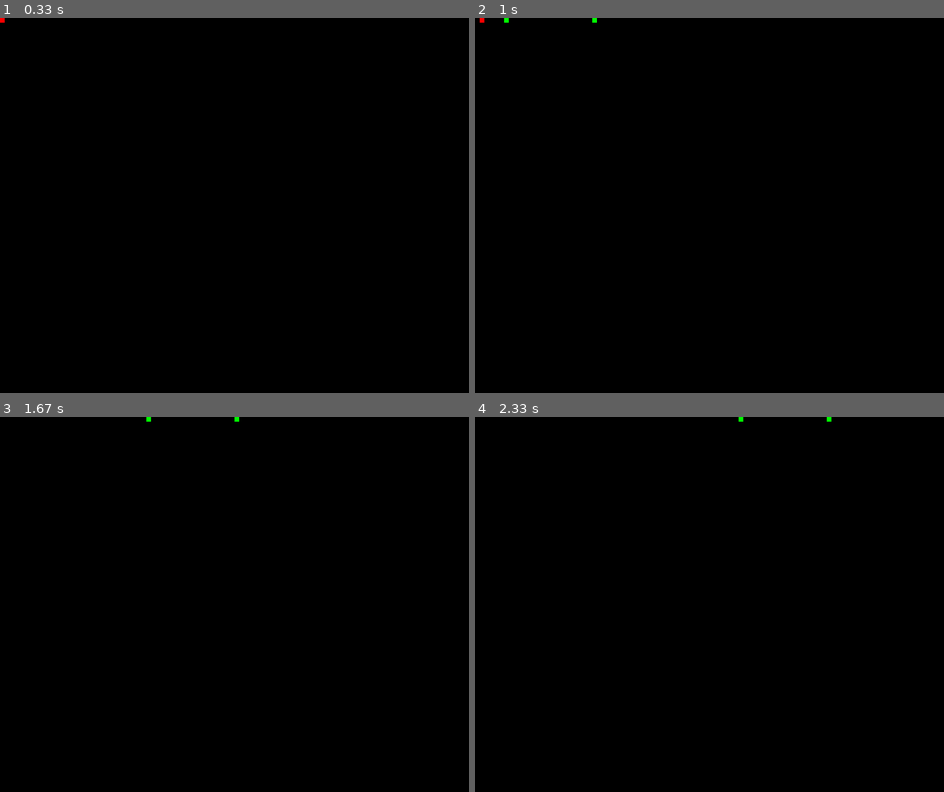
Above: before the commit, frames 1-4 (two rows, left to right).
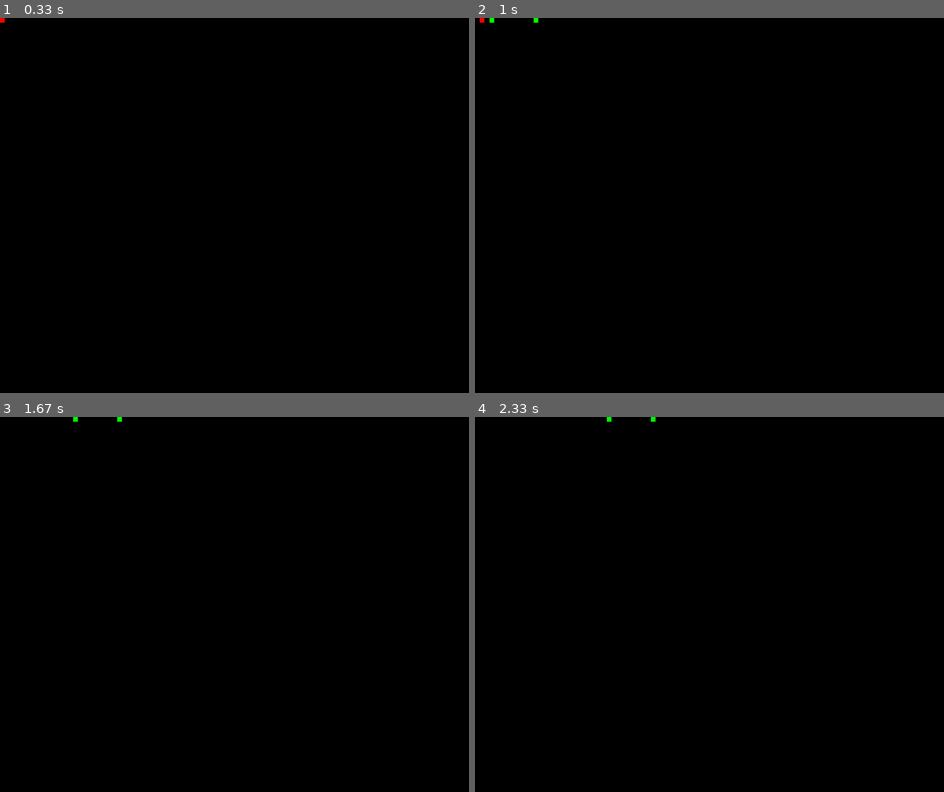
Above: after the commit, the same moments.

Repository: DominantaDev/battlepygame
Game: pygame game, started from main.py
Same seed, same stepped clock (60 frames per second), same inputs: the game is played once before the commit and once after it.
Inputs:
- Up to frame 1 (0.33 s): no input
- Up to frame 2 (1 s): hold Space 0.33-0.8 s; hold Right 0.33-0.8 s; hold Right from 0.83 s (still down); hold D from 0.83 s (still down)
- Up to frame 3 (1.67 s): release Right at 1.3 s; release D at 1.3 s; hold Up 1.33-1.63 s; hold W 1.33-1.63 s
- Up to frame 4 (2.33 s): no input

Frame 1 is identical in both runs. In frame 2, less than 0.1% of the frame differs, in the area x 3-26%, y 0-2%; in frame 3, less than 0.1%; in frame 4, less than 0.1%.

Commit message:
krutost nu vragi teper suchestvuut

Diff:
--- /dev/null
+++ b/enemy.py
@@ -0,0 +1,16 @@
+class Enemy:
+    ID = 0
+    ALL = []
+
+    id = 0
+    x, y = 0, 0
+    speed = 0
+
+    def __init__(self, x, y, speed):
+        self.x = x
+        self.y = y
+        self.speed = speed
+        self.id = Enemy.ID
+
+        Enemy.ID += 1
+        Enemy.ALL.append(self)
--- a/main.py
+++ b/main.py
@@ -4,16 +4,18 @@
 
 from entity import Entity
 from projectile import Projectile
+from enemy import Enemy
 
 # Значения
 WIDTH = 1000
 HEIGHT = 800
 CEIL = 10
-FPS = 60
+FPS = 30
 
 C_RED = (255, 0, 0)
 C_BLACK = (0, 0, 0)
 C_GREEN = (0, 255, 0)
+C_BLUE = (0, 0, 255)
 
 # Настройки
 pygame.init()
@@ -41,6 +43,9 @@
             elif event.key == pygame.K_s:
                 Player.y += 1
 
+            if event.key == pygame.K_SPACE:
+                Enemy(random.randint(0, WIDTH), random.randint(0, HEIGHT), 1/8)
+
             # Стрельба
             if event.key == pygame.K_LEFT:
                 Projectile(Player.x, Player.y, (-1, 0), 1/16)
@@ -51,12 +56,19 @@
             elif event.key == pygame.K_DOWN:
                 Projectile(Player.x, Player.y, (0, 1), 1/16)
 
+    for enm in Enemy.ALL:
+        enm.x += (Player.x - enm.x)/enm.x * enm.speed
+        enm.y += (Player.y - enm.y)/enm.y * enm.speed
+
+        pygame.draw.rect(screen, C_BLUE, (enm.x*CEIL, enm.y*CEIL, CEIL, CEIL))
+        print(f"ID: {enm.id}, x: {enm.x}, y: {enm.y}")
+
     for pr in Projectile.ALL:
         pr.x += pr.impulse[0] * CEIL * pr.speed
         pr.y += pr.impulse[1] * CEIL * pr.speed
 
         pygame.draw.rect(screen, C_GREEN, (pr.x*CEIL, pr.y*CEIL, CEIL, CEIL))
-        print(f"ID: {pr.id}, x: {pr.x}, y: {pr.y}")
+        # print(f"ID: {pr.id}, x: {pr.x}, y: {pr.y}")
 
     pygame.draw.rect(screen, C_RED, (Player.x*CEIL, Player.y*CEIL, CEIL, CEIL))
     pygame.display.update()
